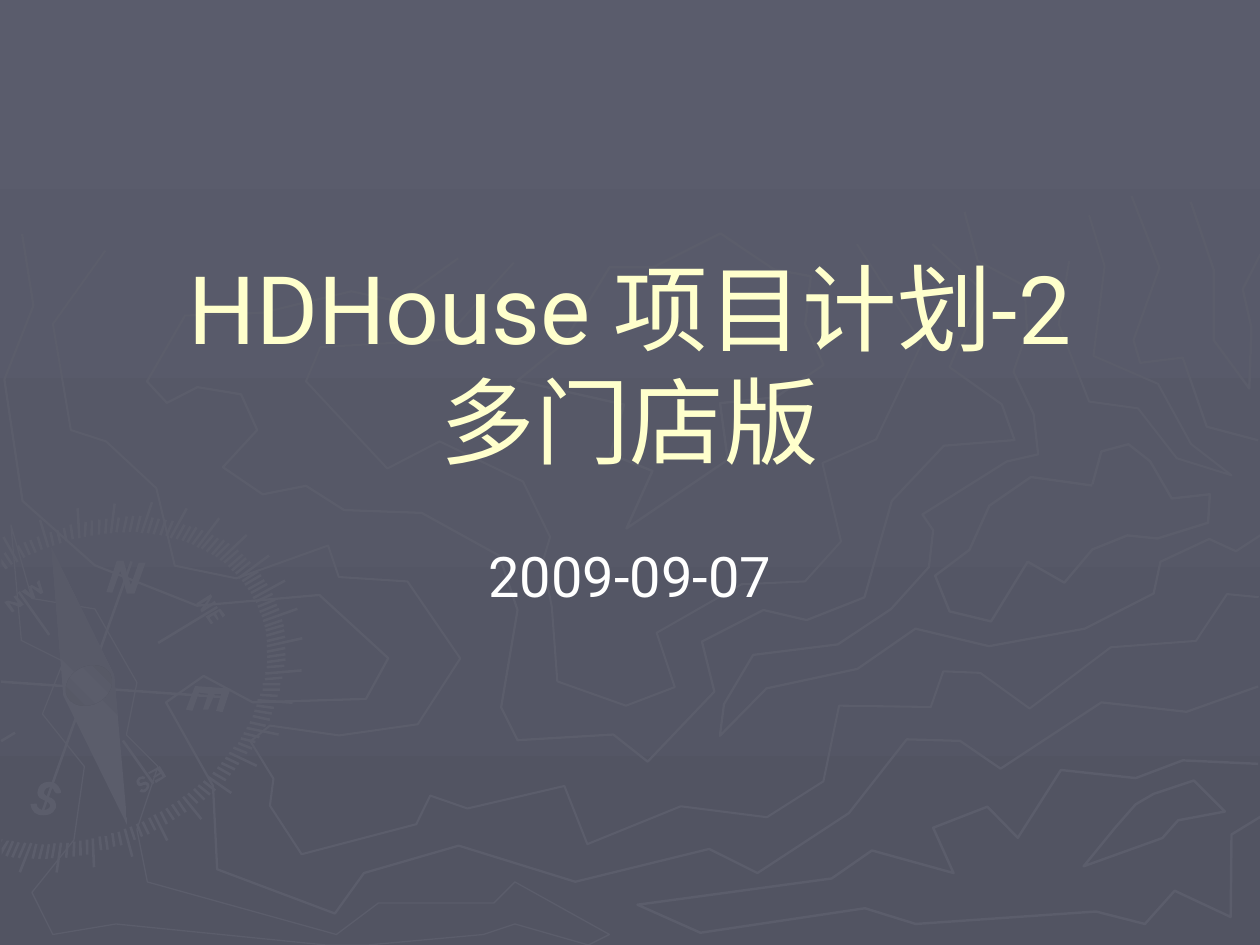
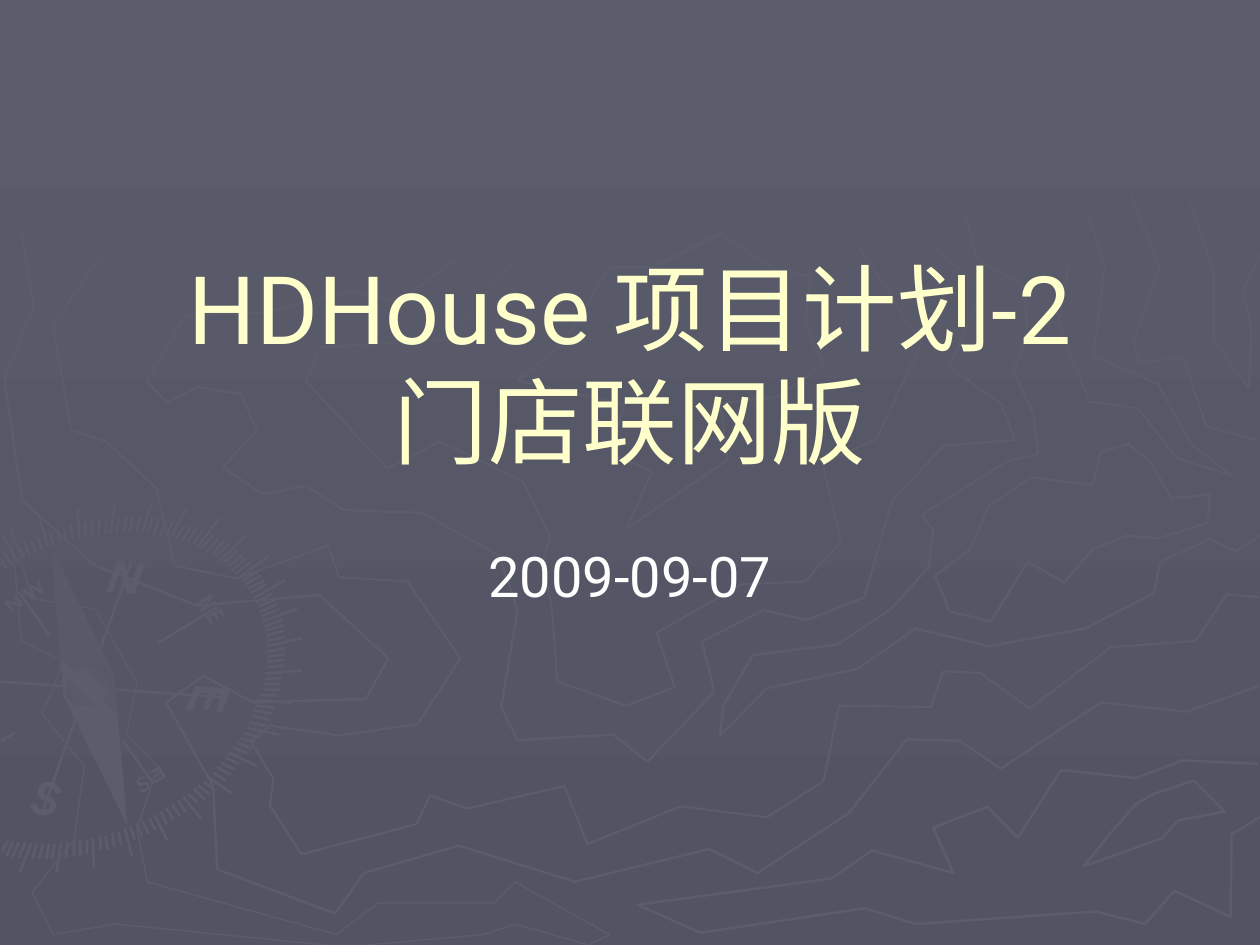
Before and after one commit to honj51/ideacode, a slide deck: slide 1 of doc/房产中介管理/2阶段项目计划.ppt. Drawn at 1260x945 pixels with LibreOffice and Linux fonts; fonts in the diff are those of the drawing. Boxes give left, top, right and bottom in pixels: in the first picture for what was removed or moved away, otherwise in the second. Text is boxed around its words. In the diff, an @@ line names an element or a change of style, - is before the commit and + after.

```diff
--- a/doc/房产中介管理/2阶段项目计划.ppt
+++ b/doc/房产中介管理/2阶段项目计划.ppt
@@ title at [189, 264, 1071, 465]: text changed @@
-HDHouse 项目计划-2
-多门店版
+HDHouse 项目计划-2
+门店联网版
```
Also in this commit, not shown: 2 other slides changed, 1 slide added, 3 other files.
